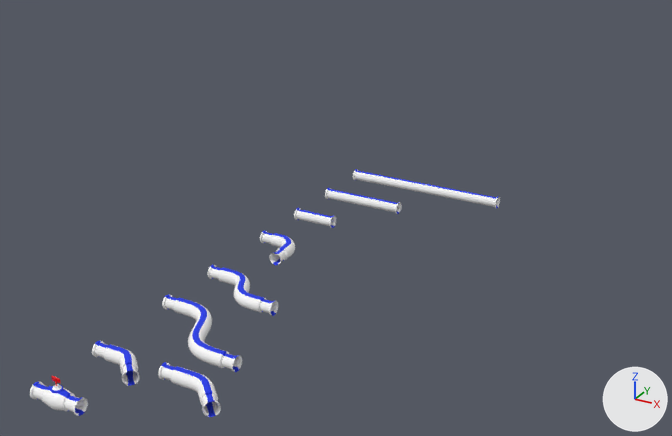
Before and after pictures for a commit that changed the FBX model OilRigArt102/Assets/FBX Imports/Pipes_V2.fbx.
Both versions are drawn from a 50 mm lens placed at (21.5, -35.6, 17.9), pointed at (5.3, -6.0, 3.1). Lighting does not change. The marker at lower right points along +X, +Y and +Z. Where no turn or scale is listed for an object, it has been applied to the vertices.

The scene before the commit, as lines of its bpy script (objects in view):
```python
me_cylinder_001 = bpy.data.meshes.new('Cylinder.001')
me_cylinder_001.from_pydata(...)  # 544 vertices, 528 faces; spans x 0.0..1.99, y -1.7..0.29, z -0.29..0.29
# faces by material slot: [396, 132]
me_cylinder_001.materials.append(mat_material_001)  # white #ffffff
me_cylinder_001.materials.append(mat_material_002)  # blue #253ce7
me_cylinder_005 = bpy.data.meshes.new('Cylinder.005')
me_cylinder_005.from_pydata(...)  # 192 vertices, 176 faces; spans x 0.0..3.99, y -0.3..0.3, z -0.3..0.3
# faces by material slot: [132, 44]
me_cylinder_005.materials.append(mat_material_001)  # white #ffffff
me_cylinder_005.materials.append(mat_material_002)  # blue #253ce7
me_cylinder_009 = bpy.data.meshes.new('Cylinder.009')
me_cylinder_009.from_pydata(...)  # 705 vertices, 688 faces; spans x 0.0..2.0, y -0.38..0.38, z -0.38..0.5
# faces by material slot: [504, 184]
me_cylinder_009.materials.append(mat_material_001)  # white #ffffff
me_cylinder_009.materials.append(mat_material_002)  # blue #253ce7
ob_90_curve = bpy.data.objects.new('90_Curve', me_cylinder_001)
ob_90_curve.location = (0.0, -3.3, 0.0)
ob_straight = bpy.data.objects.new('Straight', me_cylinder_005)
ob_straight.location = (0.0, 2.7, 0.0)
ob_valve = bpy.data.objects.new('Valve', me_cylinder_009)
ob_valve.location = (0.0, -17.3, 0.0)
# also in view: 'S_Curve_Long' at (2.5, -11.5, 0.0); 'Straight_Long' at (4.0, 5.7, 0.0); '45_Curve_V2' at (4.5, -14.8, 0.0); 'S_Curve_Short' at (2.0, -8.0, 0.0); '45_Curve' at (1.3, -14.7, 0.0)
```
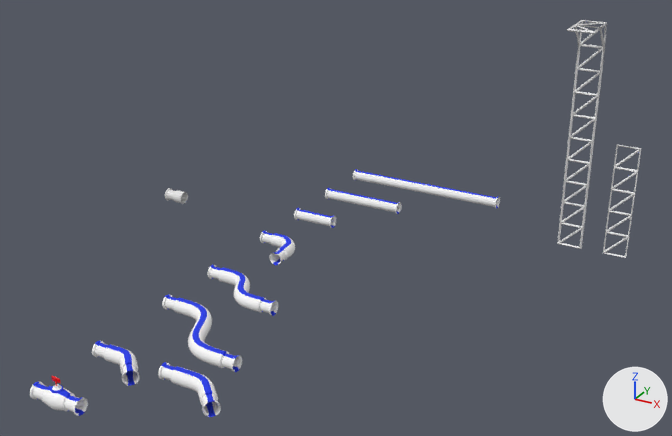
Commit message: Pipe Railing

Pixel boxes [x1, y1, x2, y2] of what changed, in the pictures (672 x 436 px):
```json
{"object": "Plane", "change": "added", "after": [557, 20, 607, 249]}
{"object": "Plane.001", "change": "added", "after": [603, 145, 641, 258]}
{"object": "Cylinder", "change": "added", "after": [165, 188, 188, 204]}
```

Scene script edits in JSON lines:
```json
{"op": "add", "block": "me_cylinder", "code": ["me_cylinder = bpy.data.meshes.new('Cylinder')", "me_cylinder.from_pydata(...)  # 208 vertices, 192 faces; spans x 0.0..0.997, y -0.301..0.301, z -0.301..0.301"]}
{"op": "add", "block": "me_plane", "code": ["me_plane = bpy.data.meshes.new('Plane')", "me_plane.from_pydata(...)  # 154 vertices, 209 faces; spans x -0.55..0.55, y -2.05..0.05, z -0.05..10.05"]}
{"op": "add", "block": "me_plane_001", "code": ["me_plane_001 = bpy.data.meshes.new('Plane.001')", "me_plane_001.from_pydata(...)  # 54 vertices, 64 faces; spans x -0.5..0.5, y -0.05..0.05, z 0.0..5.0"]}
{"op": "add", "block": "ob_cylinder", "code": ["ob_cylinder = bpy.data.objects.new('Cylinder', me_cylinder)", "ob_cylinder.location = (-7.0, -1.3, 0.0)"]}
{"op": "add", "block": "ob_plane", "code": ["ob_plane = bpy.data.objects.new('Plane', me_plane)", "ob_plane.location = (12.5, 2.5, 0.0)"]}
{"op": "add", "block": "ob_plane_001", "code": ["ob_plane_001 = bpy.data.objects.new('Plane.001', me_plane_001)", "ob_plane_001.location = (14.5, 2.5, 0.0)"]}
```
